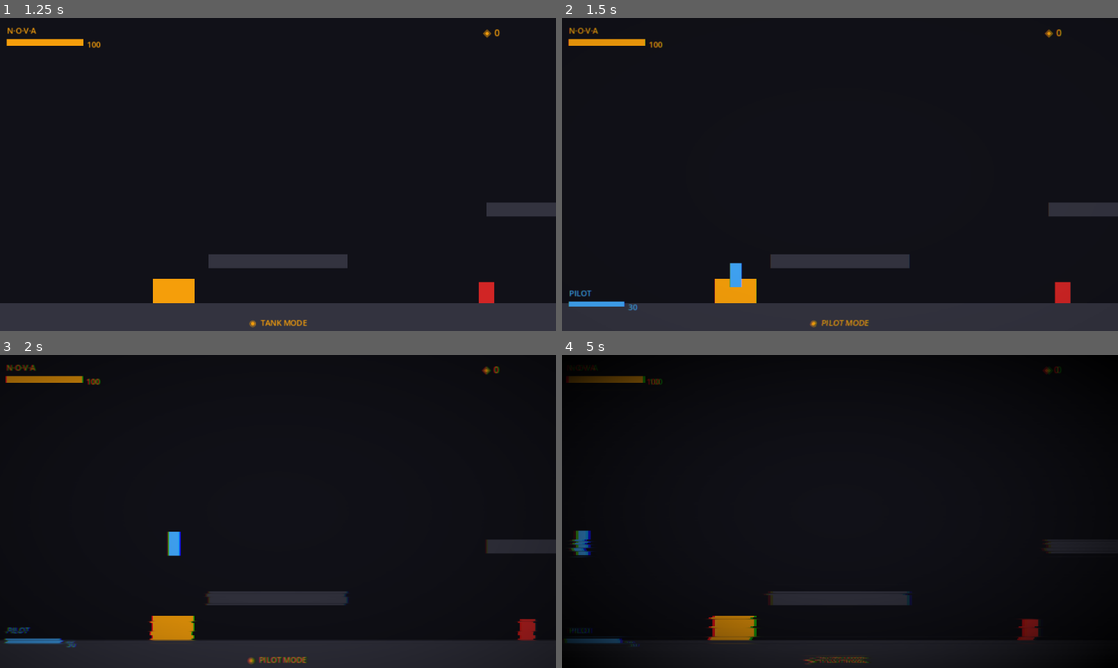
Above: before the commit, frames 1-4 (two rows, left to right).
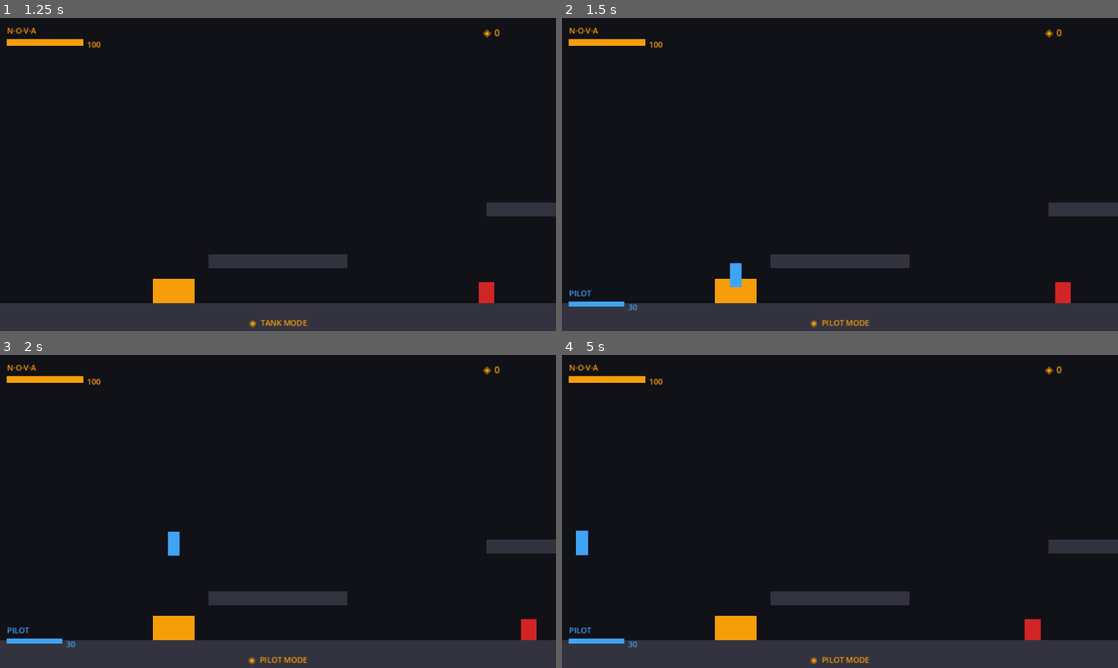
Above: after the commit, the same moments.

Repository: readycheck-studios/steeleternal
Game: Godot game, scene res://scenes/levels/TestRoom.tscn
Two runs of this game, one before a commit and one after it. Both use one fixed random seed, a clock stepped at 60 frames per second and the inputs below.
Inputs (mouse positions are in pixels of both pictures, inside the frame that each line leads up to):
- Up to frame 1 (1.25 s): move the mouse to (400, 158) at 0.52 s; press the mouse at (400, 158) at 0.53 s; hold E (h_phase_right) from 0.53 s (still down); tap W (p_jump) at 0.77 s
- Up to frame 2 (1.5 s): keep holding E (h_phase_right); move the mouse to (728, 190) at 1.27 s; release the mouse at (728, 190) at 1.28 s; tap Space (p_interact) at 1.35 s
- Up to frame 3 (2 s): keep holding E (h_phase_right); tap W (p_jump) at 1.52 s
- Up to frame 4 (5 s): move the mouse to (895, 442) at 2.02 s; release E (h_phase_right) at 2.03 s; hold A (p_move_left) 2.03-2.78 s; hold Q (p_utility) 2.03-2.78 s; move the mouse to (812, 574) at 2.77 s; hold E (h_phase_right) 2.78-4.28 s; click (812, 574) at 2.85 s; tap W (p_jump) at 3.02, 3.77, 4.52 s; move the mouse to (1006, 558) at 3.52 s; hold Space (p_interact) 3.53-4.28 s; move the mouse to (673, 464) at 4.27 s; hold A (p_move_left) from 4.28 s (still down); tap Q (p_utility) at 4.35 s

Frame 1 is identical in both runs. In frame 2, 0.3% of the frame differs, in the area x 1-92%, y 3-99%; in frame 3, 3.1%; in frame 4, 11%, in the area x 0-100%, y 2-100%.

Commit message:
feat: glitch shader controller — zone remapping, smoothing, pulse
- Safe Zone (0–80% tether): screen perfectly clear, no shader writes
- Danger Zone (80–100%): glitch fades in smoothly via lerpf at speed 8.0
- Sine pulse (±6% at full intensity) gives organic breathing/flicker feel
- _process skips shader write entirely when both current and target are 0.0

Co-Authored-By: Claude Sonnet 4.6 <noreply@anthropic.com>

Diff:
--- a/godot/scripts/ui/hud.gd
+++ b/godot/scripts/ui/hud.gd
@@ -7,6 +7,12 @@
 const AMBER      := Color(0.961, 0.620, 0.043, 1.0)
 const BLUE_PILOT := Color(0.251, 0.647, 0.961, 1.0)
 const BAR_BG     := Color(0.067, 0.067, 0.098, 0.90)
+
+const DANGER_THRESHOLD: float = 0.80   # Glitch starts at 80% tether distance
+const GLITCH_LERP_SPEED: float = 8.0   # How fast the shader value tracks the target
+
+var _glitch_target: float = 0.0
+var _glitch_current: float = 0.0
 
 @onready var nova_label:      Label       = $StaticHUD/HUDRoot/NOVAPanel/NOVALabel
 @onready var stability_bar:   ProgressBar = $StaticHUD/HUDRoot/NOVAPanel/StabilityRow/StabilityBar
@@ -92,6 +98,18 @@
 
 
 func _on_tether_strained(severity: float) -> void:
+	# Remap: no effect below DANGER_THRESHOLD, ramps 0→1 over the remaining 20%
+	_glitch_target = clampf(
+		(severity - DANGER_THRESHOLD) / (1.0 - DANGER_THRESHOLD), 0.0, 1.0)
+
+
+func _process(delta: float) -> void:
+	if _glitch_current == 0.0 and _glitch_target == 0.0:
+		return  # Skip shader write entirely when fully clear
+	_glitch_current = lerpf(_glitch_current, _glitch_target, GLITCH_LERP_SPEED * delta)
+	# Subtle sine pulse scales with current intensity — sells the interference feel
+	var pulse := sin(Time.get_ticks_msec() * 0.005) * 0.06 * _glitch_current
 	var mat := glitch_rect.material as ShaderMaterial
 	if mat:
-		mat.set_shader_parameter("interference_strength", severity)
+		mat.set_shader_parameter("interference_strength",
+			clampf(_glitch_current + pulse, 0.0, 1.0))
